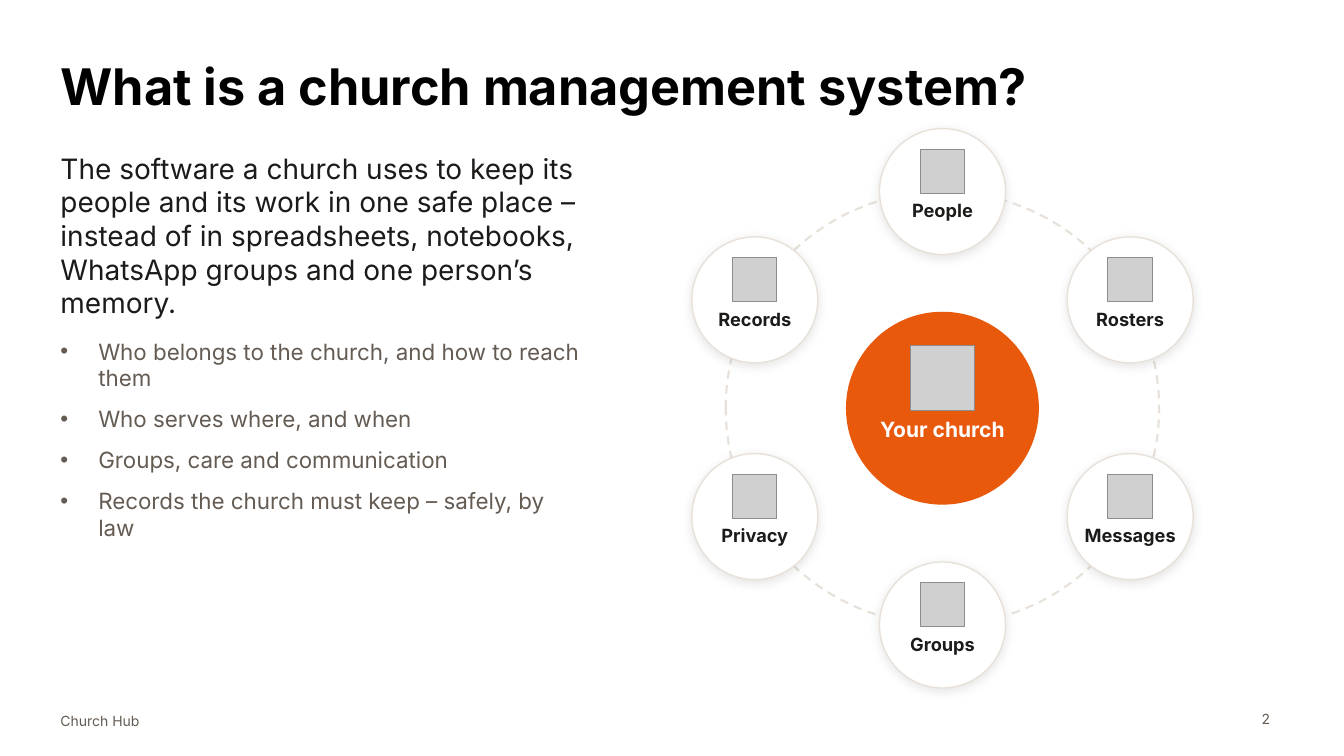
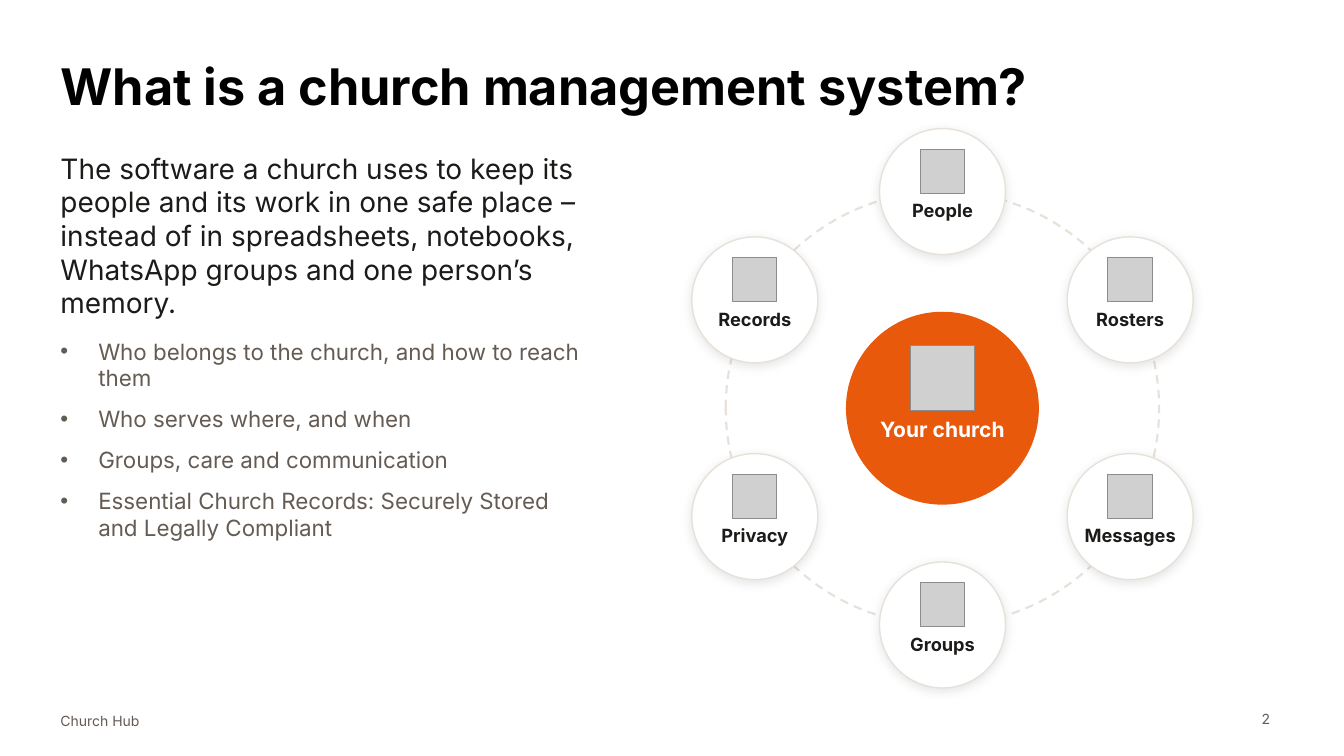
Before and after one commit to pian1966/church-hub, a slide deck: slide 2 of docs/presentation/church-hub-presentation.pptx. Drawn at 1344x756 pixels with LibreOffice and Linux fonts; fonts in the diff are those of the drawing; grey boxes stand for pictures. Boxes give left, top, right and bottom in pixels: in the first picture for what was removed or moved away, otherwise in the second. Text is boxed around its words. In the diff, an @@ line names an element or a change of style, - is before the commit and + after.

```diff
--- a/docs/presentation/church-hub-presentation.pptx
+++ b/docs/presentation/church-hub-presentation.pptx
@@ text at (x1=98, y1=492, x2=549, y2=541): text changed @@
-• Records the church must keep – safely, by law
+• Essential Church Records: Securely Stored and Legally Compliant
```
Also in this commit, not shown: 4 other slides changed, 19 other files.
